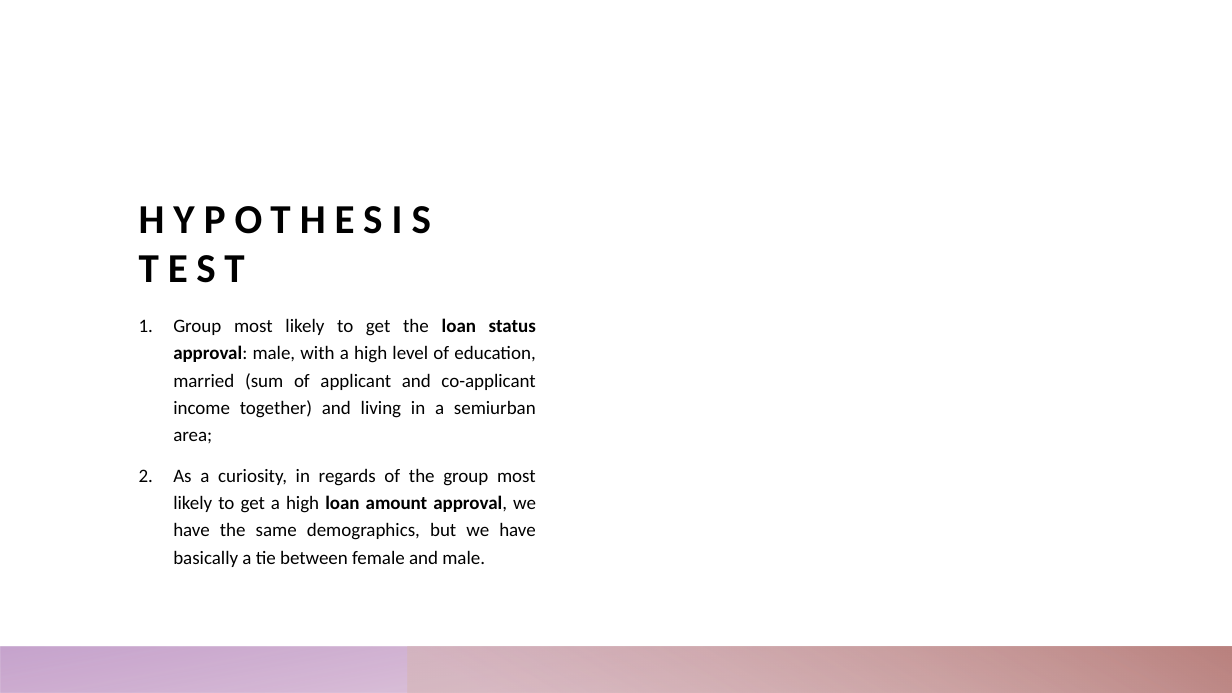
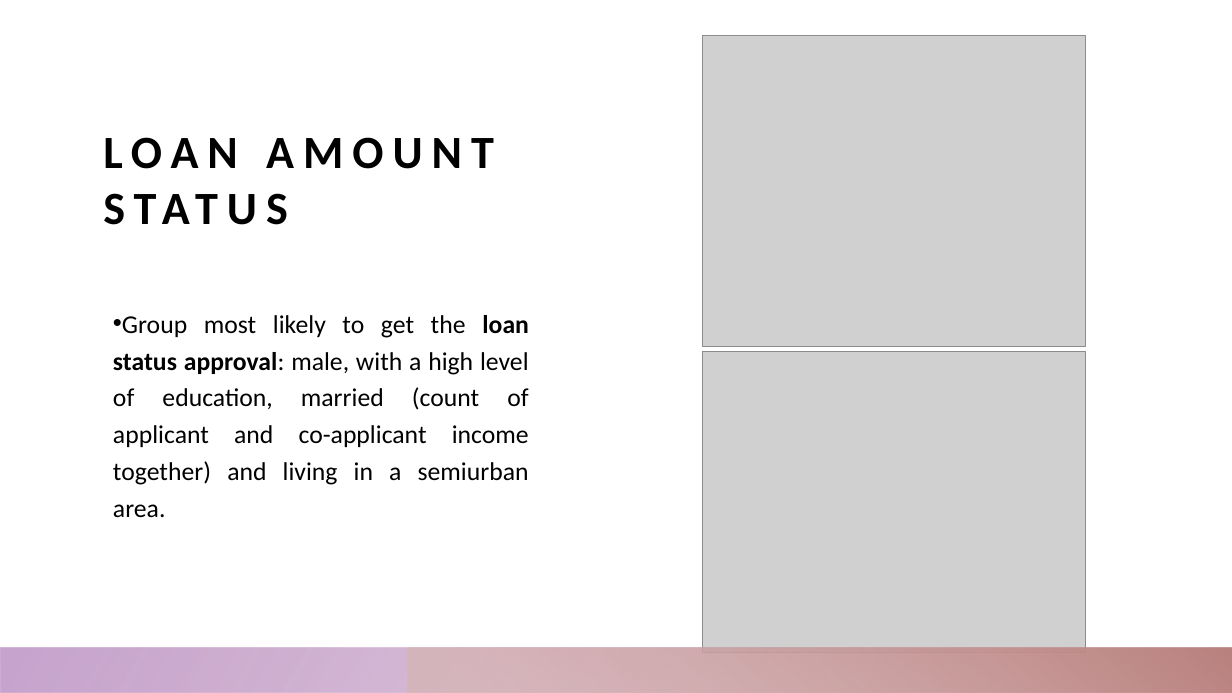
Before and after one commit to rafaelaqfc/Loan-Prediction-Project, a slide deck: slide 8 of Presentation.pptx (slide 6 before the commit). Drawn at 1232x693 pixels with LibreOffice and Linux fonts; fonts in the diff are those of the drawing; grey boxes stand for pictures. Boxes give left, top, right and bottom in pixels: in the first picture for what was removed or moved away, otherwise in the second. Text is boxed around its words. In the diff, an @@ line names an element or a change of style, - is before the commit and + after.

```diff
--- a/Presentation.pptx
+++ b/Presentation.pptx
@@ rectangle added at (x1=0, y1=0, x2=1232, y2=693), fill #FFFFFF @@
@@ picture added at (x1=703, y1=36, x2=1086, y2=347) @@
@@ title at (x1=103, y1=137, x2=494, y2=371): text changed; size 32 to 36 pt @@
-HYPOTHESIS TEST
+LOAN AMOUNT STATUS
@@ text at (x1=113, y1=315, x2=529, y2=517): text changed; size 14.8 to 20 pt @@
-1. Group most likely to get the loan status approval: male, with a high level of education, married (sum of applicant and co-applicant income together) and living in a semiurban area;
-2. As a curiosity, in regards of the group most likely to get a high loan amount approval, we have the same demographics, but we have basically a tie between female and male.
+• Group most likely to get the loan status approval: male, with a high level of education, married (count of applicant and co-applicant income together) and living in a semiurban area.
@@ picture added at (x1=703, y1=351, x2=1086, y2=653) @@
@@ rectangle added at (x1=0, y1=647, x2=1232, y2=693), fill gradient #BA7FAD to #BC94C5 @@
@@ rectangle added at (x1=0, y1=648, x2=1232, y2=693), fill gradient #BA7FAD to #BC94C5 @@
@@ rectangle added at (x1=409, y1=647, x2=1232, y2=693), fill gradient #D6B4B2 to #BA827F @@
@@ rectangle added at (x1=409, y1=648, x2=1232, y2=693), fill gradient #D6B4B2 to #BA827F @@
```
Also in this commit, not shown: 1 other slide changed, 3 slides added, 1 slide removed, 2 other files.
